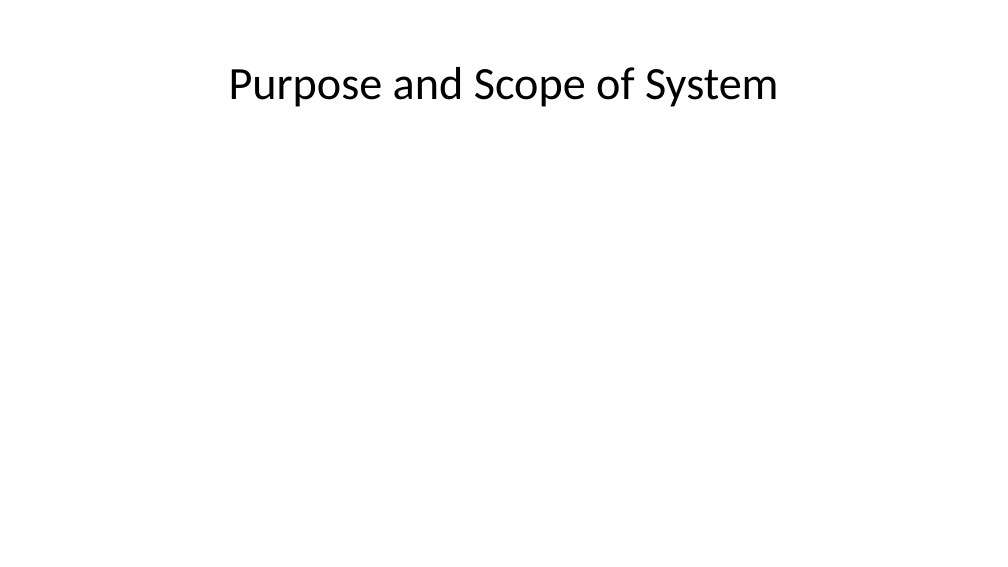
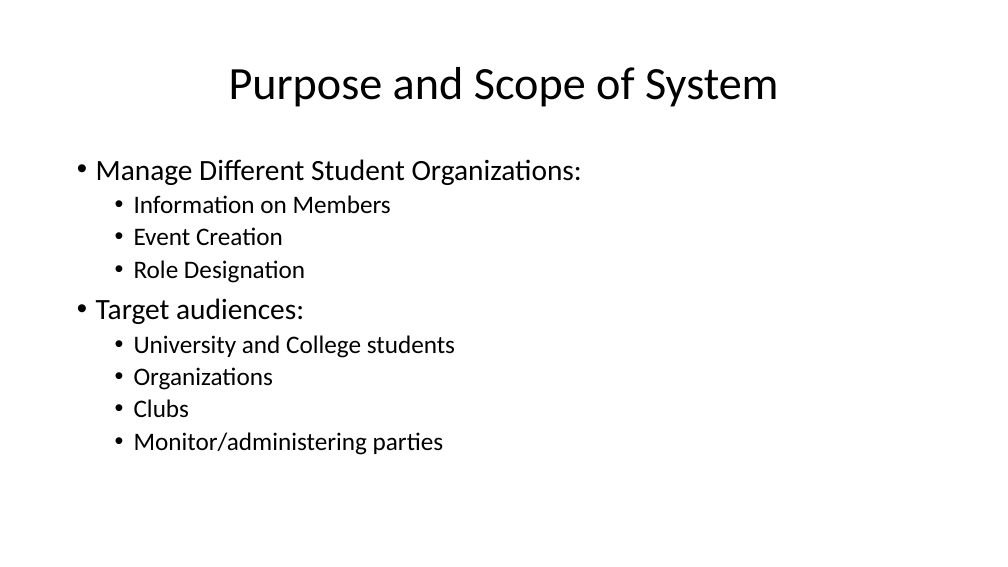
Before and after one commit to arocho032/CEN4010-Team-5, a slide deck: slide 2 of specifications/deliv1/SOS Deliverable 1 Presentation.pptx. Drawn at 1008x567 pixels with LibreOffice and Linux fonts; fonts in the diff are those of the drawing. Boxes give left, top, right and bottom in pixels: in the first picture for what was removed or moved away, otherwise in the second. Text is boxed around its words. In the diff, an @@ line names an element or a change of style, - is before the commit and + after.

Commit message:
Changed some stuff on the section 4 of the RE. Added more information to the ppt.

```diff
--- a/specifications/deliv1/SOS Deliverable 1 Presentation.pptx
+++ b/specifications/deliv1/SOS Deliverable 1 Presentation.pptx
@@ text added at [96, 159, 582, 455], 24 pt, text #000000 @@
+• Manage Different Student Organizations:
+  • Information on Members
+  • Event Creation
+  • Role Designation
+• Target audiences:
+  • University and College students
+  • Organizations
+  • Clubs
+  • Monitor/administering parties
```
Also in this commit, not shown: 9 other slides changed, 4 slides added, 4 slides removed, 1 other file.
